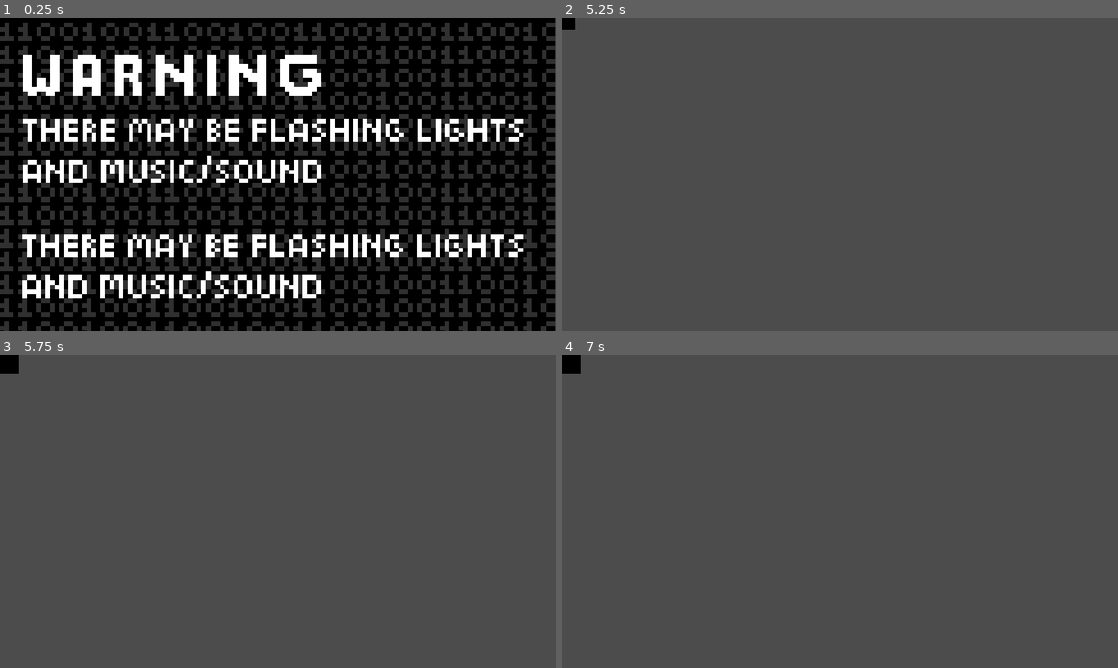
Above: before the commit, frames 1-4 (two rows, left to right).
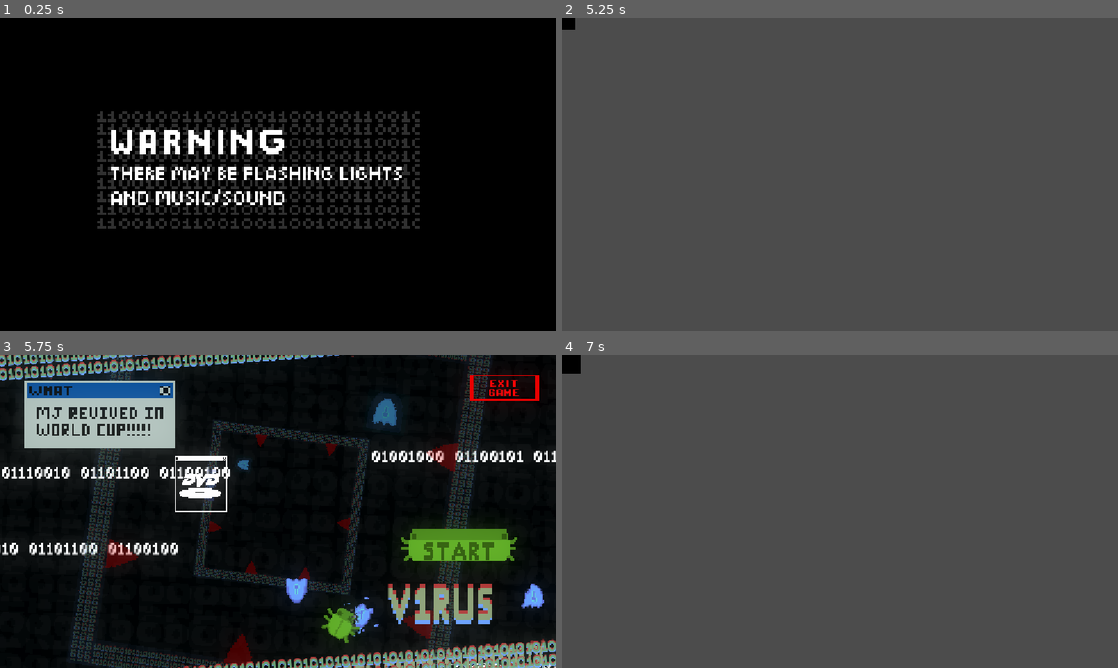
Above: after the commit, the same moments.

Repository: Noob-97/very-serious-game-jam
Game: Godot game, scene res://WarningScreen.tscn
Two runs of this game, one before a commit and one after it. Both use one fixed random seed, a clock stepped at 60 frames per second and the inputs below. Video files are missing from this copy of the repository; at most half a second of black plays in their place. Sound files missing from this copy of the repository are replaced by a short silence.
Inputs (mouse positions are in pixels of both pictures, inside the frame that each line leads up to):
- Up to frame 1 (0.25 s): no input
- Up to frame 2 (5.25 s): tap Enter at 0.5 s; hold D (RightKey) 0.53-2.03 s; tap Space (JumpKey) at 0.77, 1.52, 3.02, 3.77, 4.52 s; tap E (Restart) at 1.25, 2, 2.75, 3.5, 4.15, 4.25 s; hold A (LeftKey) 2.03-2.78 s; hold D (RightKey) 2.78-4.28 s; hold A (LeftKey) 4.28-5.03 s; hold D (RightKey) from 5.03 s (still down)
- Up to frame 3 (5.75 s): keep holding D (RightKey)
- Up to frame 4 (7 s): release D (RightKey) at 5.75 s; click (1023, 545) at 5.77 s; hold A (LeftKey) from 6.53 s (still down); tap Space (JumpKey) at 6.77 s

The runs differ from the first frame. In frame 1, 45% of the frame differs, in the area x 0-100%, y 0-100%; in frame 2, nothing differs; in frame 3, 100%; in frame 4, nothing differs.

Commit message:
Main Menu and other menu teaks

Diff:
--- a/Controls.tscn
+++ b/Controls.tscn
@@ -2,6 +2,7 @@
 
 [ext_resource type="VideoStream" uid="uid://cndyrbtny2iuu" path="res://ControlsV1RUS.ogv" id="1_223ah"]
 [ext_resource type="Script" uid="uid://snn0owpx6my4" path="res://controls.gd" id="1_q8khb"]
+[ext_resource type="AudioStream" uid="uid://ddvwjcxei160s" path="res://Starscreen.wav" id="3_scvkl"]
 
 [node name="Control" type="Control" unique_id=209028058]
 layout_mode = 3
@@ -18,3 +19,7 @@
 scale = Vector2(0.62, 0.62)
 stream = ExtResource("1_223ah")
 autoplay = true
+
+[node name="AudioStreamPlayer" type="AudioStreamPlayer" parent="." unique_id=1392845541]
+stream = ExtResource("3_scvkl")
+autoplay = true
--- /dev/null
+++ b/Scenes/MainMenu.tscn
@@ -0,0 +1,197 @@
+[gd_scene format=3 uid="uid://jkstkgnw6fvu"]
+
+[ext_resource type="Script" uid="uid://depllj0xrftnk" path="res://Scenes/main_menu.gd" id="1_7467j"]
+[ext_resource type="PackedScene" uid="uid://cato3i0g8w10g" path="res://Scenes/Background.tscn" id="1_tt5f1"]
+[ext_resource type="AudioStream" uid="uid://ddvwjcxei160s" path="res://Starscreen.wav" id="2_853f1"]
+[ext_resource type="PackedScene" uid="uid://ccsr60mdvibmw" path="res://Scenes/Popups/POPsta0.tscn" id="2_pjscj"]
+[ext_resource type="Texture2D" uid="uid://tfrrd41qq3em" path="res://Sprites/Skjermbilde_2026-06-23_151913.png" id="3_8saeu"]
+[ext_resource type="PackedScene" uid="uid://6lnvyqybw88v" path="res://Scenes/Popups/POPsta2.tscn" id="3_m7n2d"]
+[ext_resource type="PackedScene" uid="uid://cj7271y5ver0e" path="res://Scenes/Popups/POPsta3.tscn" id="4_65hh5"]
+[ext_resource type="Shader" uid="uid://dtyw3nyxi3x2e" path="res://Shaders/scroll.gdshader" id="4_df05h"]
+[ext_resource type="Texture2D" uid="uid://cijps08ovwheu" path="res://Sprites/binarytex.png" id="4_ghw46"]
+[ext_resource type="PackedScene" uid="uid://dkerpte1krpwj" path="res://Scenes/Testing/Wheel5.tscn" id="6_cmrfp"]
+[ext_resource type="Shader" uid="uid://bb1d4mhbaxq6r" path="res://Shaders/transparentblack.gdshader" id="7_if7li"]
+[ext_resource type="PackedScene" uid="uid://b35yxmhicpxuj" path="res://Scenes/Testing/Wheel4.tscn" id="7_loo7a"]
+[ext_resource type="PackedScene" uid="uid://dhwn0tdsp18wy" path="res://Scenes/Testing/Wheel3.tscn" id="8_if7li"]
+[ext_resource type="PackedScene" uid="uid://c3j4lpq1cm8qt" path="res://Scenes/Testing/node_2d.tscn" id="9_rrcx7"]
+[ext_resource type="Texture2D" uid="uid://smdq33j5x318" path="res://Sprites/start.png" id="11_if7li"]
+[ext_resource type="Texture2D" uid="uid://dvichygbq7yl1" path="res://Sprites/squareoutline.png" id="12_rrcx7"]
+[ext_resource type="FontFile" uid="uid://dwb0cppillddh" path="res://PixelOperator8-Bold.ttf" id="13_fh7cp"]
+[ext_resource type="PackedScene" uid="uid://dfh7v5qrj2v1l" path="res://Scenes/Popups/POPdvd.tscn" id="14_8e205"]
+
+[sub_resource type="Environment" id="Environment_fh7cp"]
+background_mode = 3
+glow_enabled = true
+glow_bloom = 1.0
+
+[sub_resource type="ShaderMaterial" id="ShaderMaterial_rrcx7"]
+shader = ExtResource("7_if7li")
+shader_parameter/threshold = 0.14000000665
+
+[sub_resource type="ShaderMaterial" id="ShaderMaterial_8um5k"]
+shader = ExtResource("4_df05h")
+shader_parameter/speed = Vector2(1, 0)
+
+[sub_resource type="Shader" id="Shader_df05h"]
+code = "shader_type canvas_item;
+
+uniform vec2 speed = vec2(0.1, 0.0);
+
+void fragment() {
+    vec2 shifted_uv = UV + (TIME * speed);
+    COLOR = texture(TEXTURE, shifted_uv);
+}"
+
+[sub_resource type="ShaderMaterial" id="ShaderMaterial_xim88"]
+shader = SubResource("Shader_df05h")
+shader_parameter/speed = Vector2(-1, 0)
+
+[sub_resource type="LabelSettings" id="LabelSettings_e0k3n"]
+font = ExtResource("13_fh7cp")
+font_color = Color(5.856372, 5.856372, 5.856372, 0.20784314)
+
+[node name="Control" type="Control" unique_id=327322054]
+layout_mode = 3
+anchors_preset = 15
+anchor_right = 1.0
+anchor_bottom = 1.0
+grow_horizontal = 2
+grow_vertical = 2
+script = ExtResource("1_7467j")
+popups = Array[PackedScene]([ExtResource("2_pjscj"), ExtResource("3_m7n2d"), ExtResource("4_65hh5")])
+
+[node name="CanvasLayer" parent="." unique_id=882358980 instance=ExtResource("1_tt5f1")]
+
+[node name="CanvasGroup" type="CanvasGroup" parent="." unique_id=766550159]
+modulate = Color(1, 1, 1, 0.52156866)
+position = Vector2(-146, -55)
+
+[node name="WorldEnvironment" type="WorldEnvironment" parent="CanvasGroup" unique_id=1667198138]
+environment = SubResource("Environment_fh7cp")
+
+[node name="wheelofdeath5" parent="CanvasGroup" unique_id=1636137289 instance=ExtResource("6_cmrfp")]
+position = Vector2(726, 374)
+rotation = -1.5707964
+scale = Vector2(15.7, 15.7)
+rotation_speed = 8.0
+
+[node name="wheelofdeath4" parent="CanvasGroup" unique_id=691713108 instance=ExtResource("7_loo7a")]
+position = Vector2(728, 382.99994)
+rotation = -1.5707964
+scale = Vector2(8.8, 8.8)
+rotation_speed = 21.0
+spin_direction = -1
+
+[node name="wheelofdeath3" parent="CanvasGroup" unique_id=1557128048 instance=ExtResource("8_if7li")]
+position = Vector2(738.99994, 371.99997)
+scale = Vector2(4.7, 4.7)
+rotation_speed = 30.0
+spin_direction = -1
+
+[node name="wheelofdeath2" parent="CanvasGroup" unique_id=1938194976 instance=ExtResource("9_rrcx7")]
+position = Vector2(735.0001, 368)
+rotation = -3.1415925
+scale = Vector2(2.4, 2.4)
+rotation_speed = 40.0
+
+[node name="wheelofdeath" parent="CanvasGroup" unique_id=625077423 instance=ExtResource("9_rrcx7")]
+position = Vector2(733.0001, 368)
+rotation = 1.5707964
+rotation_speed = 35.0
+spin_direction = -1
+
+[node name="AudioStreamPlayer" type="AudioStreamPlayer" parent="." unique_id=1092370899]
+stream = ExtResource("2_853f1")
+autoplay = true
+
+[node name="TextureRect" type="TextureRect" parent="." unique_id=1685904174]
+texture_filter = 1
+material = SubResource("ShaderMaterial_rrcx7")
+layout_mode = 0
+offset_left = 541.0
+offset_top = 429.0
+offset_right = 1128.0
+offset_bottom = 668.0
+texture = ExtResource("3_8saeu")
+expand_mode = 1
+
+[node name="TextureRect2" type="TextureRect" parent="." unique_id=372840042]
+material = SubResource("ShaderMaterial_8um5k")
+layout_mode = 0
+offset_left = 354.42932
+offset_top = 644.7582
+offset_right = 1194.6455
+offset_bottom = 704.7582
+rotation = -0.072725646
+texture = ExtResource("4_ghw46")
+stretch_mode = 1
+
+[node name="TextureRect3" type="TextureRect" parent="." unique_id=1356088887]
+material = SubResource("ShaderMaterial_xim88")
+layout_mode = 0
+offset_left = -78.0
+offset_top = 1.999939
+offset_right = 762.2162
+offset_bottom = 61.99994
+rotation = -0.072725646
+texture = ExtResource("4_ghw46")
+stretch_mode = 1
+
+[node name="TextureRect4" type="TextureRect" parent="." unique_id=36645510]
+texture_filter = 1
+layout_mode = 0
+offset_left = 811.0
+offset_top = 351.0
+offset_right = 1098.0
+offset_bottom = 440.0
+texture = ExtResource("11_if7li")
+
+[node name="Button" type="Button" parent="TextureRect4" unique_id=478152461]
+layout_mode = 0
+offset_left = 7.0
+offset_top = -1.0
+offset_right = 282.0
+offset_bottom = 85.0
+flat = true
+
+[node name="TextureRect5" type="TextureRect" parent="." unique_id=367082855]
+modulate = Color(1, 0, 0, 1)
+texture_filter = 1
+layout_mode = 0
+offset_left = 973.0
+offset_top = 41.0
+offset_right = 1117.0
+offset_bottom = 95.0
+texture = ExtResource("12_rrcx7")
+expand_mode = 1
+
+[node name="Button" type="Button" parent="TextureRect5" unique_id=1682784092]
+layout_mode = 0
+offset_left = -6.0
+offset_top = -6.0
+offset_right = 148.0
+offset_bottom = 60.0
+flat = true
+
+[node name="Label" type="Label" parent="TextureRect5" unique_id=1269835885]
+layout_mode = 0
+offset_left = 10.0
+offset_top = 11.0
+offset_right = 133.0
+offset_bottom = 46.0
+text = "EXIT
+GAME"
+label_settings = SubResource("LabelSettings_e0k3n")
+horizontal_alignment = 1
+vertical_alignment = 1
+
+[node name="Control" parent="." unique_id=273180899 instance=ExtResource("14_8e205")]
+layout_mode = 0
+offset_left = 38.0
+offset_top = 65.00006
+offset_right = 1189.0
+offset_bottom = 721.00006
+scale = Vector2(0.6694599, 0.7525226)
+
+[connection signal="pressed" from="TextureRect4/Button" to="." method="start"]
+[connection signal="pressed" from="TextureRect5/Button" to="." method="exit"]
--- a/Scenes/Testing/test3.tscn
+++ b/Scenes/Testing/test3.tscn
@@ -24,6 +24,7 @@
 [ext_resource type="PackedScene" uid="uid://iw5j42cg27kf" path="res://Scenes/Popups/POPint3.tscn" id="15_gtuna"]
 [ext_resource type="PackedScene" uid="uid://dfh7v5qrj2v1l" path="res://Scenes/Popups/POPdvd.tscn" id="16_oy3dn"]
 [ext_resource type="AudioStream" uid="uid://dreyn0bxkns3k" path="res://Mainplay4 prj.wav" id="24_gtuna"]
+[ext_resource type="AudioStream" uid="uid://ddvwjcxei160s" path="res://Starscreen.wav" id="25_gswq5"]
 
 [sub_resource type="Environment" id="Environment_g4v7s"]
 background_mode = 3
@@ -221,5 +222,10 @@
 autoplay = true
 playback_type = 1
 
+[node name="AudioStreamPlayer2" type="AudioStreamPlayer" parent="." unique_id=203597773]
+stream = ExtResource("25_gswq5")
+volume_db = -5.5
+autoplay = true
+
 [connection signal="timeout" from="Player/POPUP TIMER" to="Player" method="_on_popup_timer_end"]
 [connection signal="body_entered" from="Area2D" to="Player" method="_escaped"]
--- a/Scenes/cutscene.gd
+++ b/Scenes/cutscene.gd
@@ -1,6 +1,4 @@
 extends Control
-
-const NEXT_SCENE_PATH = "res://Controls.tscn"
 
 @onready var video_player: VideoStreamPlayer = $VideoStreamPlayer
 
@@ -9,4 +7,4 @@
 	video_player.finished.connect(_change_scene)
 
 func _change_scene() -> void:
-	get_tree().change_scene_to_file(NEXT_SCENE_PATH)
+	get_tree().change_scene_to_file("res://Scenes/MainMenu.tscn")
--- /dev/null
+++ b/Scenes/main_menu.gd
@@ -0,0 +1,16 @@
+extends Control
+
+@export var popups : Array[PackedScene]
+
+func _ready() -> void:
+	var random = randi_range(0, popups.size() - 1)
+	var scene = popups[random].instantiate()
+	add_child(scene)
+	scene.scale *= 4
+	scene.position = Vector2(50, 50)
+
+func start():
+	get_tree().change_scene_to_file("res://Controls.tscn")
+
+func exit():
+	get_tree().quit()
--- /dev/null
+++ b/Shaders/scroll.gdshader
@@ -0,0 +1,8 @@
+shader_type canvas_item;
+
+uniform vec2 speed = vec2(0.1, 0.0);
+
+void fragment() {
+    vec2 shifted_uv = UV + (TIME * speed);
+    COLOR = texture(TEXTURE, shifted_uv);
+}
--- /dev/null
+++ b/Shaders/transparentblack.gdshader
@@ -0,0 +1,14 @@
+shader_type canvas_item;
+
+// Umbral para decidir qué tan "negro" debe ser para volverse transparente
+uniform float threshold : hint_range(0.0, 1.0) = 0.1;
+
+void fragment() {
+    vec4 tex_color = texture(TEXTURE, UV);
+    float brightness = (tex_color.r + tex_color.g + tex_color.b) / 3.0;
+
+    if (brightness < threshold) {
+        tex_color.a = 0.0;
+    }
+    COLOR = tex_color;
+}
--- a/WarningScreen.tscn
+++ b/WarningScreen.tscn
@@ -9,16 +9,25 @@
 offset_right = 40.0
 offset_bottom = 40.0
 
+[node name="ColorRect" type="ColorRect" parent="." unique_id=649089878]
+layout_mode = 0
+offset_right = 1162.0
+offset_bottom = 650.0
+color = Color(0, 0, 0, 1)
+
 [node name="TextureRect" type="TextureRect" parent="." unique_id=1606851324]
 texture_filter = 1
 layout_mode = 0
-offset_top = -19.0
-offset_right = 121.0
-offset_bottom = 29.0
+offset_left = 201.99998
+offset_top = 176.0
+offset_right = 272.37128
+offset_bottom = 203.91588
 scale = Vector2(9.51, 9.51)
 texture = ExtResource("1_4ri5c")
+expand_mode = 1
 
 [node name="TextureRect2" type="TextureRect" parent="." unique_id=844574818]
+visible = false
 z_index = -3
 texture_filter = 1
 layout_mode = 0
Binary file added: PixelOperator8-Bold.ttf
Not shown, added: PixelOperator8-Bold.ttf.import
Not shown, added: Scenes/main_menu.gd.uid
Not shown, added: Shaders/scroll.gdshader.uid
Not shown, added: Shaders/transparentblack.gdshader.uid
Binary file added: Sprites/Skjermbilde_2026-06-23_151913.png
Not shown, added: Sprites/Skjermbilde_2026-06-23_151913.png.import
Binary file added: Sprites/start.png
Not shown, added: Sprites/start.png.import
Not shown, changed: Starscreen.wav.import
